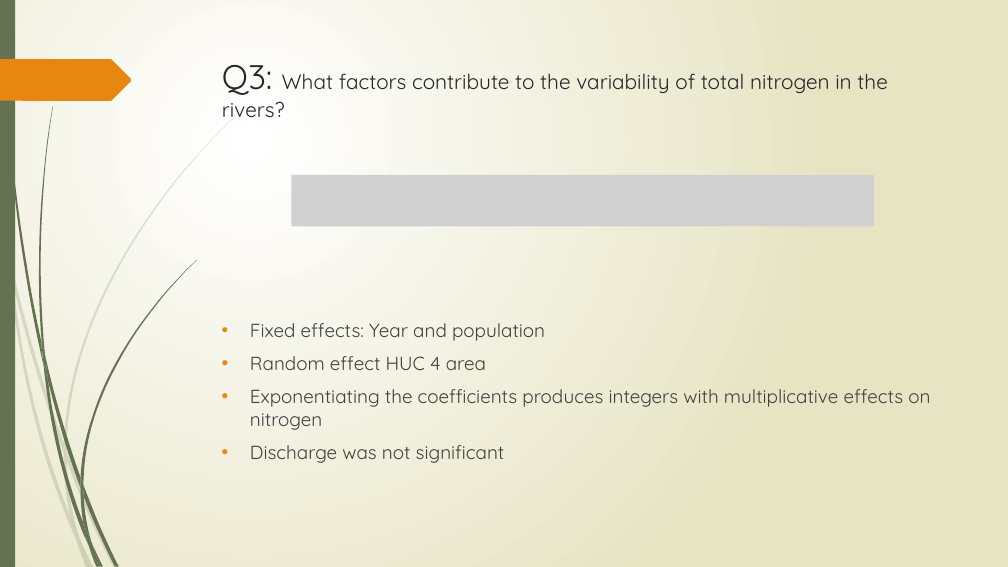
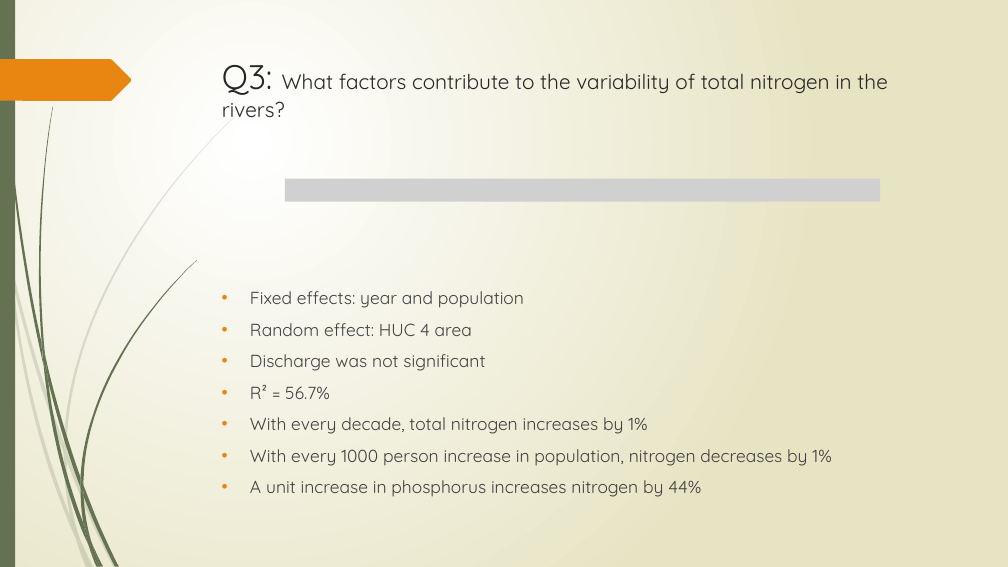
Before and after one commit to forkhala/Hydrologic_Data_Analysis_Final_Proj, a slide deck: slide 9 of TeamDocs/Examining the Hydrologic Properties of the Missouri River.pptx. Drawn at 1008x567 pixels with LibreOffice and Linux fonts; fonts in the diff are those of the drawing; grey boxes stand for pictures. Boxes give left, top, right and bottom in pixels: in the first picture for what was removed or moved away, otherwise in the second. Text is boxed around its words. In the diff, an @@ line names an element or a change of style, - is before the commit and + after.

Commit message:
final update to powerpoint

```diff
--- a/TeamDocs/Examining the Hydrologic Properties of the Missouri River.pptx
+++ b/TeamDocs/Examining the Hydrologic Properties of the Missouri River.pptx
@@ picture: place and size @@
-picture at [291,175,874,226]
+picture at [285,178,880,201]
@@ text "Fixed effects: year and population": place and size @@
-text "Fixed effects: year and population" at [250,323,930,463]
+text "Fixed effects: year and population" at [250,291,831,497]
@@ text at [250,291,524,336]: text changed; size 18 to 16.6 pt @@
-• Fixed effects: Year and population
-• Random effect HUC 4 area
-• Exponentiating the coefficients produces integers with multiplicative effects on nitrogen
+• Fixed effects: year and population
+• Random effect: HUC 4 area
@@ text at [250,354,485,371]: size 18 to 16.6 pt in "Discharge was not significant" @@
@@ text at [250,385,831,497]: paragraphs added @@
+• R² = 56.7%
+• With every decade, total nitrogen increases by 1%
+• With every 1000 person increase in population, nitrogen decreases by 1%
+• A unit increase in phosphorus increases nitrogen by 44%
```
Also in this commit, not shown: 5 other slides changed.
